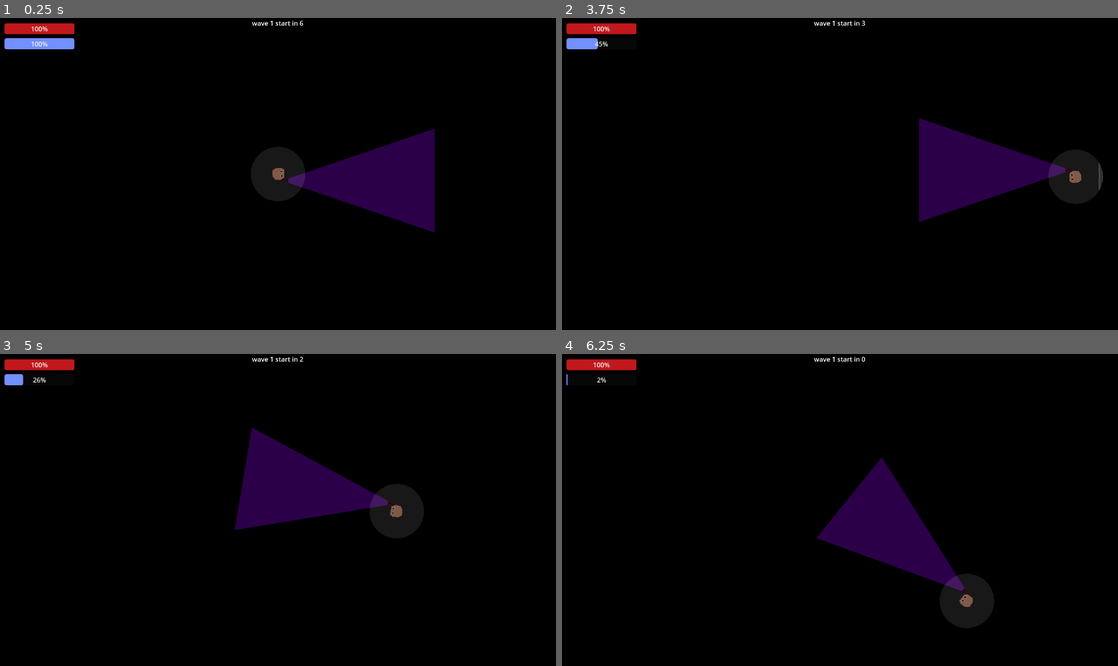
Above: before the commit, frames 1-4 (two rows, left to right).
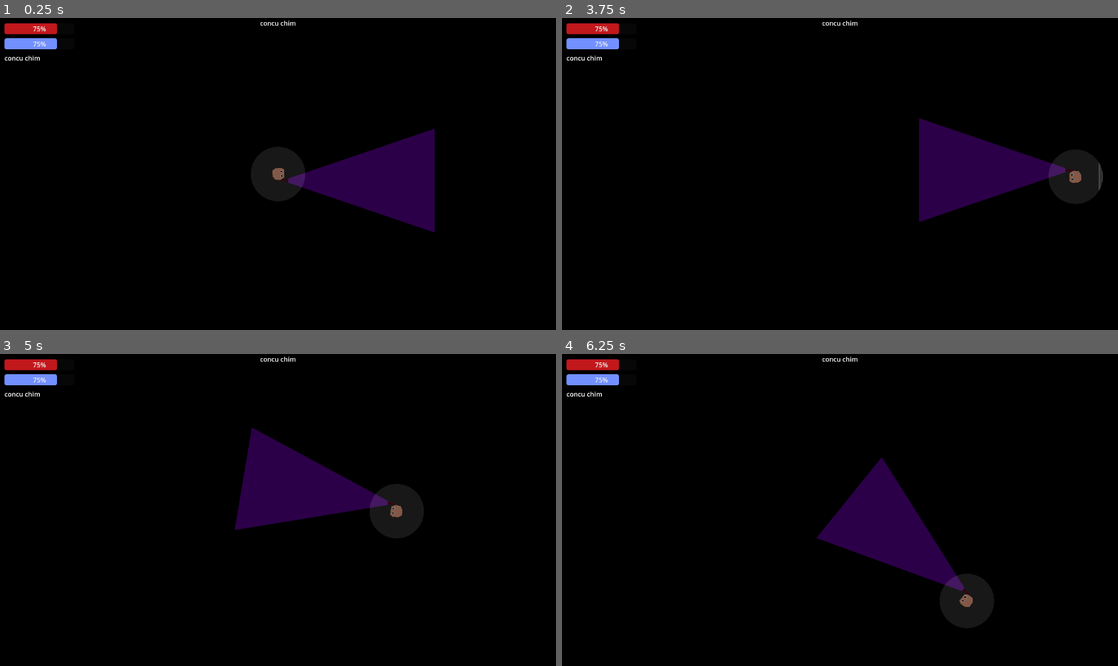
Above: after the commit, the same moments.

Repository: mncc8337/blashout
Game: Godot game, scene res://scenes/main.tscn
The game is run twice, just before and just after one commit, with the same random seed, the same clock (stepped at 60 frames per second) and the same inputs.
Inputs (mouse positions are in pixels of both pictures, inside the frame that each line leads up to):
- Up to frame 1 (0.25 s): no input
- Up to frame 2 (3.75 s): move the mouse to (962, 158) at 0.52 s; hold D (right) 0.53-1.28 s; hold Shift (run) 0.53-1.28 s; move the mouse to (728, 189) at 1.27 s; hold S (down) 1.28-2.03 s; tap Shift (run) at 1.35, 2.85 s; move the mouse to (895, 105) at 2.02 s; hold D (right) 2.03-2.78 s; hold Shift (run) 2.03-2.78 s; move the mouse to (812, 236) at 2.77 s; hold W (up) 2.78-3.53 s; move the mouse to (1006, 220) at 3.52 s; hold A (left) from 3.53 s (still down); hold Shift (run) from 3.53 s (still down)
- Up to frame 3 (5 s): keep holding A (left); move the mouse to (111, 463) at 4.27 s; release Shift (run) at 4.28 s; tap Shift (run) at 4.35 s
- Up to frame 4 (6.25 s): move the mouse to (867, 510) at 5.02 s; release A (left) at 5.03 s; hold S (down) 5.03-5.78 s; hold Shift (run) 5.03-5.78 s; move the mouse to (756, 432) at 5.77 s; hold D (right) from 5.78 s (still down); tap Shift (run) at 5.85 s

The runs differ from the first frame. In frame 1, 0.4% of the frame differs, in the area x 0-55%, y 0-14%; in frame 2, 0.4%; in frame 3, 0.5%; in frame 4, 0.6%.
Error after the commit: Parse Error: Cannot find member "EARTH_QUAKE" in base "main.gd.SKILL". (res://scripts/main.gd:63)

Commit message:
earth quake fr

Diff:
--- a/scenes/blck.tscn
+++ b/scenes/blck.tscn
@@ -1,35 +1,29 @@
-[gd_scene load_steps=5 format=3 uid="uid://bdtknlk2qmu1v"]
+[gd_scene load_steps=5 format=3 uid="uid://cbrauh5bv81oy"]
 
-[ext_resource type="Texture2D" uid="uid://cur22yoxn2oxi" path="res://imgs/block.png" id="1_mhg6f"]
+[ext_resource type="Texture2D" uid="uid://cehm3itmqvrer" path="res://imgs/speedbumpidk.png" id="1_hnljd"]
+[ext_resource type="Script" path="res://scripts/blck.gd" id="1_j7l2x"]
+[ext_resource type="Texture2D" uid="uid://ms00oskxpk00" path="res://imgs/vision.png" id="3_65mba"]
 
-[sub_resource type="Gradient" id="Gradient_o4y51"]
-offsets = PackedFloat32Array(1)
-colors = PackedColorArray(1, 1, 1, 1)
+[sub_resource type="RectangleShape2D" id="RectangleShape2D_qtmh2"]
+size = Vector2(22, 22)
 
-[sub_resource type="GradientTexture1D" id="GradientTexture1D_1x747"]
-gradient = SubResource("Gradient_o4y51")
+[node name="blck" type="CharacterBody2D"]
+script = ExtResource("1_j7l2x")
 
-[sub_resource type="OccluderPolygon2D" id="OccluderPolygon2D_yp3ur"]
-cull_mode = 1
-polygon = PackedVector2Array(9, -9, -9, -9, -9, 9, 9, 9)
+[node name="block_moving_timer" type="Timer" parent="."]
+one_shot = true
 
-[node name="block" type="StaticBody2D"]
-position = Vector2(1, 1)
-scale = Vector2(2, 2)
+[node name="Sprite2D" type="Sprite2D" parent="."]
+scale = Vector2(0.2, 0.2)
+texture = ExtResource("1_hnljd")
 
-[node name="CollisionPolygon2D2" type="CollisionPolygon2D" parent="."]
-polygon = PackedVector2Array(9, -9, -9, -9, -9, 9, 9, 9)
+[node name="CollisionShape2D" type="CollisionShape2D" parent="."]
+position = Vector2(-1, 0)
+shape = SubResource("RectangleShape2D_qtmh2")
 
-[node name="Sprite2D2" type="Sprite2D" parent="CollisionPolygon2D2"]
-texture = ExtResource("1_mhg6f")
-
-[node name="PointLight2D" type="PointLight2D" parent="CollisionPolygon2D2/Sprite2D2"]
-scale = Vector2(6.25, 1600)
-color = Color(1, 1, 1, 0.290196)
-energy = 7.85
-blend_mode = 2
-texture = SubResource("GradientTexture1D_1x747")
-texture_scale = 0.01
-
-[node name="LightOccluder2D2" type="LightOccluder2D" parent="CollisionPolygon2D2"]
-occluder = SubResource("OccluderPolygon2D_yp3ur")
+[node name="PointLight2D" type="PointLight2D" parent="."]
+position = Vector2(-2, 1)
+scale = Vector2(0.1, 0.1)
+color = Color(0.423529, 0.254902, 1, 0.654902)
+energy = 8.71
+texture = ExtResource("3_65mba")
--- a/scenes/foe.tscn
+++ b/scenes/foe.tscn
@@ -7,6 +7,34 @@
 
 [sub_resource type="Theme" id="Theme_ctdp7"]
 ProgressBar/styles/fill = SubResource("StyleBoxFlat_jaxkr")
+
+[sub_resource type="Animation" id="Animation_4bbli"]
+resource_name = "die"
+length = 0.5
+tracks/0/type = "value"
+tracks/0/imported = false
+tracks/0/enabled = true
+tracks/0/path = NodePath("Polygon2D:color")
+tracks/0/interp = 1
+tracks/0/loop_wrap = true
+tracks/0/keys = {
+"times": PackedFloat32Array(0, 0.5),
+"transitions": PackedFloat32Array(1, 1),
+"update": 0,
+"values": [Color(1, 1, 1, 0.788235), Color(1, 1, 1, 0)]
+}
+tracks/1/type = "value"
+tracks/1/imported = false
+tracks/1/enabled = true
+tracks/1/path = NodePath(".:scale")
+tracks/1/interp = 1
+tracks/1/loop_wrap = true
+tracks/1/keys = {
+"times": PackedFloat32Array(0, 0.5),
+"transitions": PackedFloat32Array(1, 1),
+"update": 0,
+"values": [Vector2(3, 3), Vector2(1e-05, 1e-05)]
+}
 
 [sub_resource type="Animation" id="Animation_4fs45"]
 resource_name = "spawn"
@@ -36,34 +64,6 @@
 "values": [Vector2(0, 0), Vector2(3, 3)]
 }
 
-[sub_resource type="Animation" id="Animation_4bbli"]
-resource_name = "die"
-length = 0.5
-tracks/0/type = "value"
-tracks/0/imported = false
-tracks/0/enabled = true
-tracks/0/path = NodePath("Polygon2D:color")
-tracks/0/interp = 1
-tracks/0/loop_wrap = true
-tracks/0/keys = {
-"times": PackedFloat32Array(0, 0.5),
-"transitions": PackedFloat32Array(1, 1),
-"update": 0,
-"values": [Color(1, 1, 1, 0.788235), Color(1, 1, 1, 0)]
-}
-tracks/1/type = "value"
-tracks/1/imported = false
-tracks/1/enabled = true
-tracks/1/path = NodePath(".:scale")
-tracks/1/interp = 1
-tracks/1/loop_wrap = true
-tracks/1/keys = {
-"times": PackedFloat32Array(0, 0.5),
-"transitions": PackedFloat32Array(1, 1),
-"update": 0,
-"values": [Vector2(3, 3), Vector2(1e-05, 1e-05)]
-}
-
 [sub_resource type="AnimationLibrary" id="AnimationLibrary_qwr4n"]
 _data = {
 "die": SubResource("Animation_4bbli"),
@@ -71,15 +71,14 @@
 }
 
 [node name="foe" type="CharacterBody2D" groups=["foe"]]
-position = Vector2(750, 448)
-scale = Vector2(1e-05, 1e-05)
+scale = Vector2(3, 3)
 collision_layer = 2
 collision_mask = 2
 motion_mode = 1
 script = ExtResource("1_w5fsp")
 
 [node name="Polygon2D" type="Polygon2D" parent="."]
-color = Color(1, 1, 1, 0)
+color = Color(1, 1, 1, 0.788235)
 polygon = PackedVector2Array(-6, -4, -2.66666, -7.66667, 1, -7.33334, 3.66667, -5.66667, 4.33334, -1, 3.66667, 4.66666, 0.666672, 3.33333, 1, 5.66666, 0, 6, -0.666656, 4, -2.66666, 4.66666, -3.33333, 5.66666, -5.33333, 6, -6, 4.66666)
 
 [node name="Polygon2D4" type="CollisionPolygon2D" parent="."]
--- a/scenes/grave.tscn
+++ b/scenes/grave.tscn
@@ -11,6 +11,22 @@
 
 [sub_resource type="Theme" id="Theme_7fvyk"]
 ProgressBar/styles/fill = SubResource("StyleBoxFlat_uhm6t")
+
+[sub_resource type="Animation" id="Animation_366u1"]
+resource_name = "die"
+length = 0.5
+tracks/0/type = "value"
+tracks/0/imported = false
+tracks/0/enabled = true
+tracks/0/path = NodePath("Polygon2D:color")
+tracks/0/interp = 1
+tracks/0/loop_wrap = true
+tracks/0/keys = {
+"times": PackedFloat32Array(0, 0.5),
+"transitions": PackedFloat32Array(1, 1),
+"update": 0,
+"values": [Color(1, 1, 1, 0.788235), Color(1, 1, 1, 0)]
+}
 
 [sub_resource type="Animation" id="Animation_0nccc"]
 resource_name = "spawn"
@@ -26,22 +42,6 @@
 "transitions": PackedFloat32Array(1, 1),
 "update": 0,
 "values": [Color(1, 1, 1, 0), Color(1, 1, 1, 0.788235)]
-}
-
-[sub_resource type="Animation" id="Animation_366u1"]
-resource_name = "die"
-length = 0.5
-tracks/0/type = "value"
-tracks/0/imported = false
-tracks/0/enabled = true
-tracks/0/path = NodePath("Polygon2D:color")
-tracks/0/interp = 1
-tracks/0/loop_wrap = true
-tracks/0/keys = {
-"times": PackedFloat32Array(0, 0.5),
-"transitions": PackedFloat32Array(1, 1),
-"update": 0,
-"values": [Color(1, 1, 1, 0.788235), Color(1, 1, 1, 0)]
 }
 
 [sub_resource type="AnimationLibrary" id="AnimationLibrary_v1ul4"]
--- a/scenes/main.tscn
+++ b/scenes/main.tscn
@@ -48,6 +48,7 @@
 
 [node name="main" type="Node2D"]
 script = ExtResource("1_s6gpx")
+foe_spawn_delay = null
 
 [node name="background" type="Polygon2D" parent="."]
 position = Vector2(151, 82)
@@ -104,6 +105,8 @@
 offset = Vector2(683, 384)
 
 [node name="foes" type="Node" parent="."]
+
+[node name="speedbumpers" type="Node" parent="."]
 
 [node name="graves" type="Node" parent="."]
 
--- /dev/null
+++ b/scripts/blck.gd
@@ -0,0 +1,20 @@
+extends CharacterBody2D
+@onready var player = get_tree().get_root().get_node("main/player")
+@export var block_moving_delay = 2
+@onready var block_model = preload("res://scenes/blck.tscn")
+var rng = RandomNumberGenerator.new()
+var i=0
+# Called when the node enters the scene tree for the first time.
+func _ready():
+	pass
+# Called every frame. 'delta' is the elapsed time since the previous frame.
+func _process(delta):
+	return
+func _physics_process(delta):
+	#if player.position.x
+	#$block_moving_timer.wait_time = block_moving_delay
+	if $block_moving_timer.is_stopped():
+		self.position.x+=rng.randi_range(-1,1)*34
+		self.position.y+=rng.randi_range(-1,1)*34
+		move_and_slide()
+		$block_moving_timer.start()
--- a/scripts/foe.gd
+++ b/scripts/foe.gd
@@ -12,14 +12,16 @@
 var die = false
 
 var sqr_attack_range
-
+func abs(n):
+	if n<0:return -n
+	return n
 func _ready():
 	$AnimationPlayer.play("spawn")
 
 	health = max_health
 	$healthbar.max_value = max_health
 
-	$attack_cooldown.wait_time = attack_cooldown
+	$attack_cooldown.wait_time = abs(attack_cooldown)
 	sqr_attack_range = attack_range * attack_range
 
 	being_attacked.connect(receive_damage)
--- a/scripts/main.gd
+++ b/scripts/main.gd
@@ -3,9 +3,10 @@
 signal died
 
 var rng = RandomNumberGenerator.new()
-
+var bump_counter = 0
 @onready var foe_model = preload("res://scenes/foe.tscn")
 @onready var grave_model = preload("res://scenes/grave.tscn")
+@onready var spdbump_model = preload("res://scenes/blck.tscn")
 var foe_attack_dmg_max:float = 10
 var foe_speed_max:float = 1300.0
 var foe_health_max:float = 100
@@ -41,16 +42,13 @@
 		info[2] = "increase your base vision by 5%"
 	elif skill == SKILL.STRONGER_LIGHT:
 		info[0] = "stronger light"
-		info[1] = "res://imgs/skillimg.png"
-		info[2] = "increase your damage to ghost by 10%"
+		info[1] = "increase your damage to ghost by 5%"
 	elif skill == SKILL.LARGER_LIGHT:
 		info[0] = "larger light"
-		info[1] = "res://imgs/skillimg.png"
-		info[2] = "make your light reach 7% further"
+		info[1] = "make your light reach 5% further"
 	elif skill == SKILL.RUNNER:
 		info[0] = "runner"
-		info[1] = "res://imgs/skillimg.png"
-		info[2] = "increase your stamina and your base speed by 7%"
+		info[1] = "increase your stamina and your base speed by 5%"
 	elif skill == SKILL.MEDIC:
 		info[0] = "medic"
 		info[1] = "res://imgs/skillimg.png"
@@ -61,8 +59,13 @@
 		info[2] = "allow you to redirect your light to any directions while running"
 	elif skill == SKILL.TOMB_RAIDER:
 		info[0] = "tomb raider"
-		info[1] = "res://imgs/skillimg.png"
-		info[2] = "remove graves by pointing light at it (it takes time)"
+		info[1] = "remove graves by pointing light at it (it takes time)"
+	elif skill == SKILL.EARTH_QUAKE:
+		info[0] = "earth quake"
+		info[1] = "reduce the number of grave by 25%"
+	elif skill == SKILL.WITCH:
+		info[0] = "witch"
+		info[1] = "instantly heal 25% of your health"
 
 	return info
 
@@ -93,6 +96,14 @@
 	elif skill == SKILL.TOMB_RAIDER:
 		$player.tomb_raider = true
 		skilllist.erase(SKILL.TOMB_RAIDER)
+	elif skill == SKILL.EARTH_QUAKE:
+		var all_grave = $graves.get_children()
+		all_grave.shuffle()
+		var num = ceil(all_grave.size() * 0.25)
+		for i in num:
+			all_grave[i].queue_free()
+	elif skill == SKILL.WITCH:
+		$player.health = clamp($player.health + 0.25 * $player.max_health, 0, $player.max_health)
 
 func choose_skill(x):
 	apply_skill(skilllist[x])
@@ -192,10 +203,11 @@
 
 # Called every frame. 'delta' is the elapsed time since the previous frame.
 func _process(delta):
-	$UI/healthbar.max_value = ceil($player.max_health)
-	$UI/healthbar.value = ceil($player.health)
-	$UI/staminabar.max_value = ceil($player.max_stamina)
-	$UI/staminabar.value = $player.stamina
+	$UI/VBoxContainer.size.x = get_viewport().get_size().x * 0.15
+	$UI/VBoxContainer/healthbar.max_value = ceil($player.max_health)
+	$UI/VBoxContainer/healthbar.value = ceil($player.health)
+	$UI/VBoxContainer/staminabar.max_value = ceil($player.max_stamina)
+	$UI/VBoxContainer/staminabar.value = $player.stamina
 
 	if $player.is_exhausted:
 		$UI/exhausted.text = "Exhausted!"
@@ -208,6 +220,7 @@
 		$UI/info.text = str(current_foe_count_max - foe_killed) + '/' + str(current_foe_count_max) + " foe(s) remain"
 
 	if foe_killed == current_foe_count_max:
+		$speedbumpers/blck.queue_free()
 		get_tree().paused = true
 
 		skilllist.shuffle()
@@ -228,3 +241,11 @@
 		panel3_img.texture = ImageTexture.create_from_image(Image.load_from_file(s3info[1]))
 		panel3_desc.text = s3info[2]
 		$skill_panel.visible = true
+	if bump_counter>16:return
+func _physics_process(delta):
+	var block_instance = spdbump_model.instantiate()
+	var random_pos = Vector2(rng.randi_range(1,48)*32,rng.randi_range(1,22)*32)
+	block_instance.position = random_pos
+	bump_counter+=1
+	$speedbumpers.add_child(block_instance)
+	if bump_counter > 16:block_instance.queue_free()
Binary file added: imgs/speedbumpidk.png
Not shown, added: imgs/speedbumpidk.png.import
